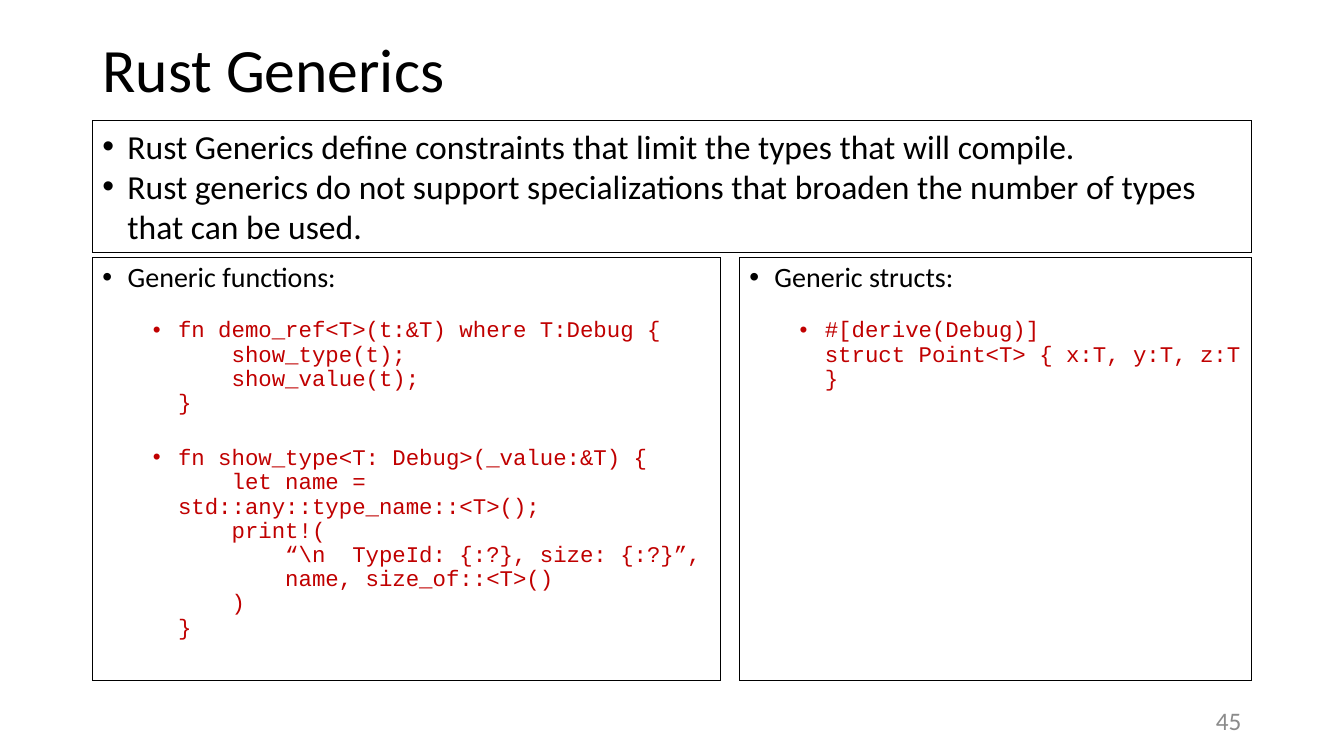
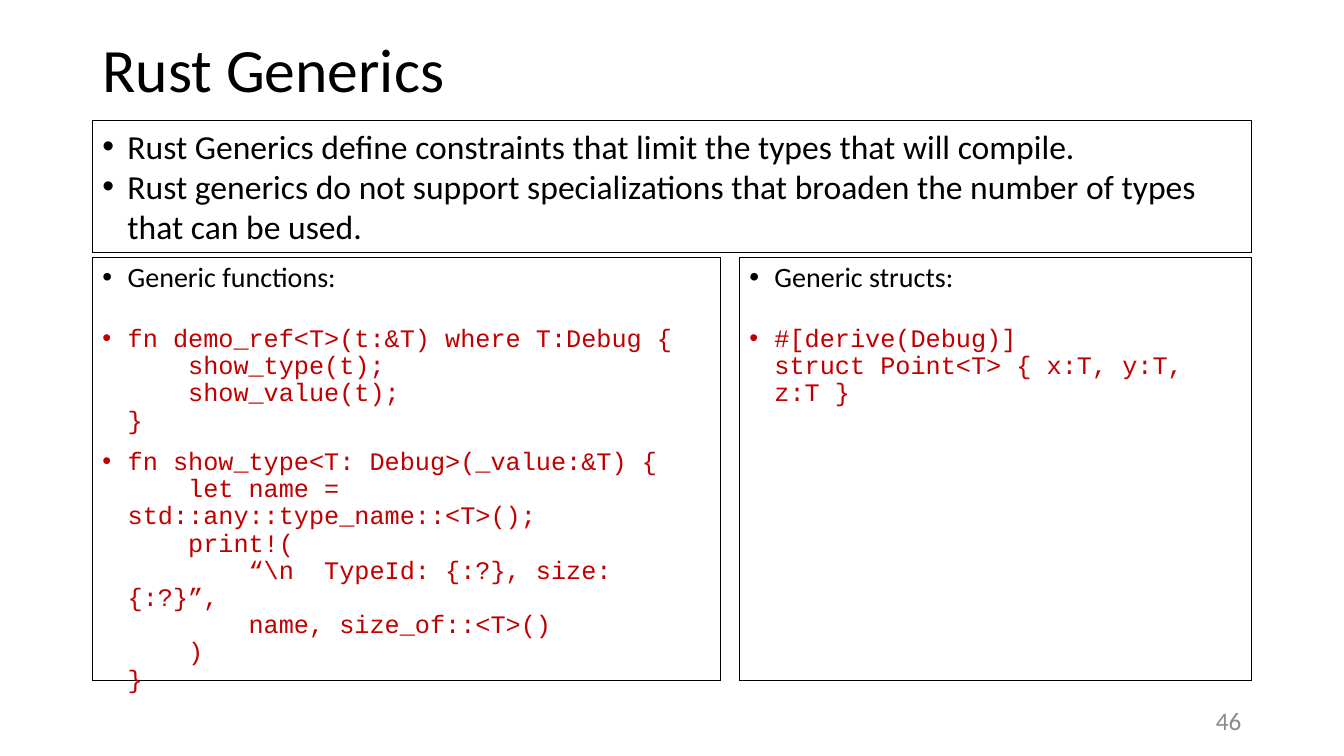
Before and after one commit to JimFawcett/JimFawcett.github.io, a slide deck: slide 46 of Resources/RustModels.pptx (slide 45 before the commit). Drawn at 1344x756 pixels with LibreOffice and Linux fonts; fonts in the diff are those of the drawing. Boxes give left, top, right and bottom in pixels: in the first picture for what was removed or moved away, otherwise in the second. Text is boxed around its words. In the diff, an @@ line names an element or a change of style, - is before the commit and + after.

Commit message:
added content to RustModels.pptx

```diff
--- a/Resources/RustModels.pptx
+++ b/Resources/RustModels.pptx
@@ text at box(128, 329, 642, 639): size 16 to 18 pt; list level 2 to 1 in "fn demo_ref<T>(t:&T) where T:Debug { ..."; list level 2 to 1 in "fn show_type<T: Debug>(_value:&T) { let ..." @@
@@ text at box(774, 329, 1182, 401): size 16 to 18 pt in "#[derive(Debug)] struct Point<T> { x:T, y:T, z:T ..."; list level 2 to 1 in "#[derive(Debug)] struct Point<T> { x:T, ..." @@
@@ page number at box(1216, 713, 1242, 730): text changed @@
-45
+46
```
Also in this commit, not shown: 7 other slides changed, 2 slides added, 1 slide removed, 8 other files.
